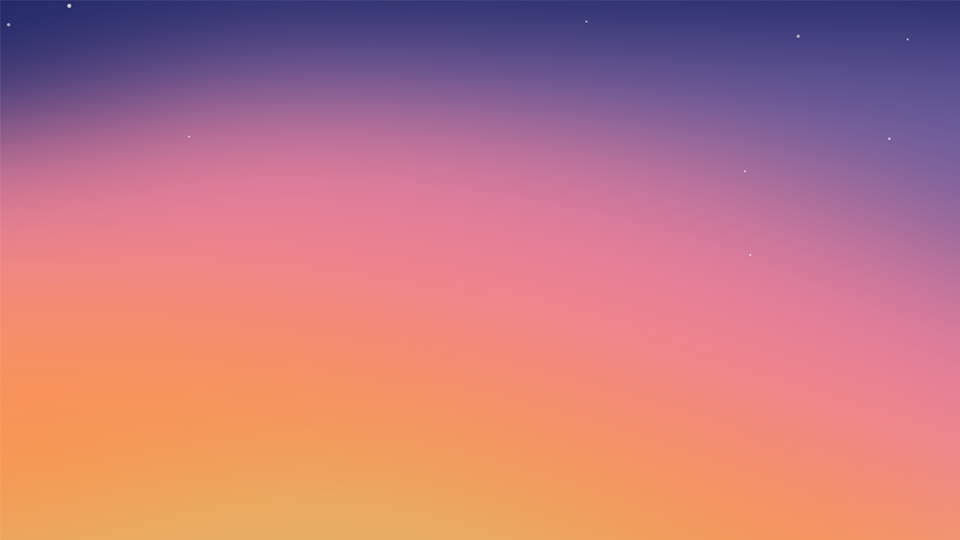
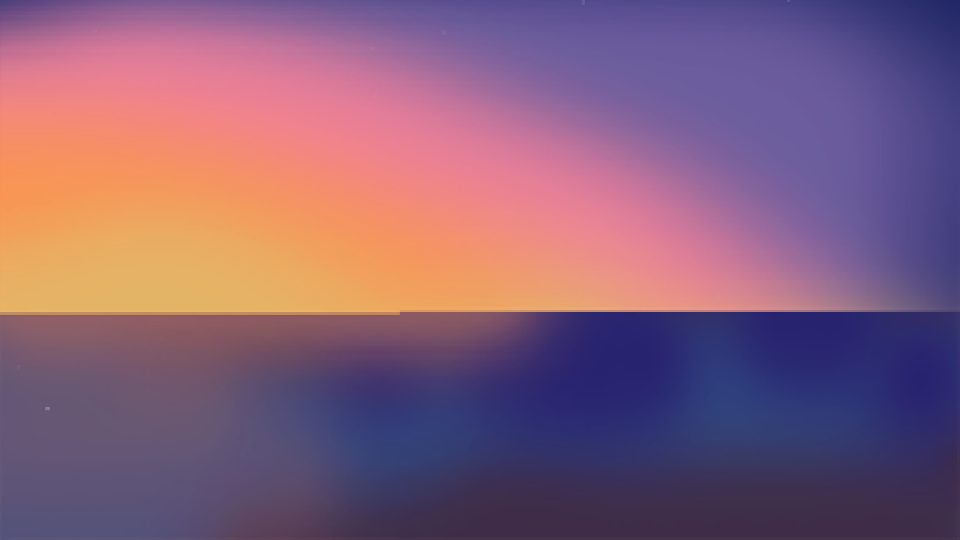
Revision of a layered 960 x 540 image; what changed, layer by layer:
added layer "已插入图像" above "bg" over [0, 0, 960, 540]
